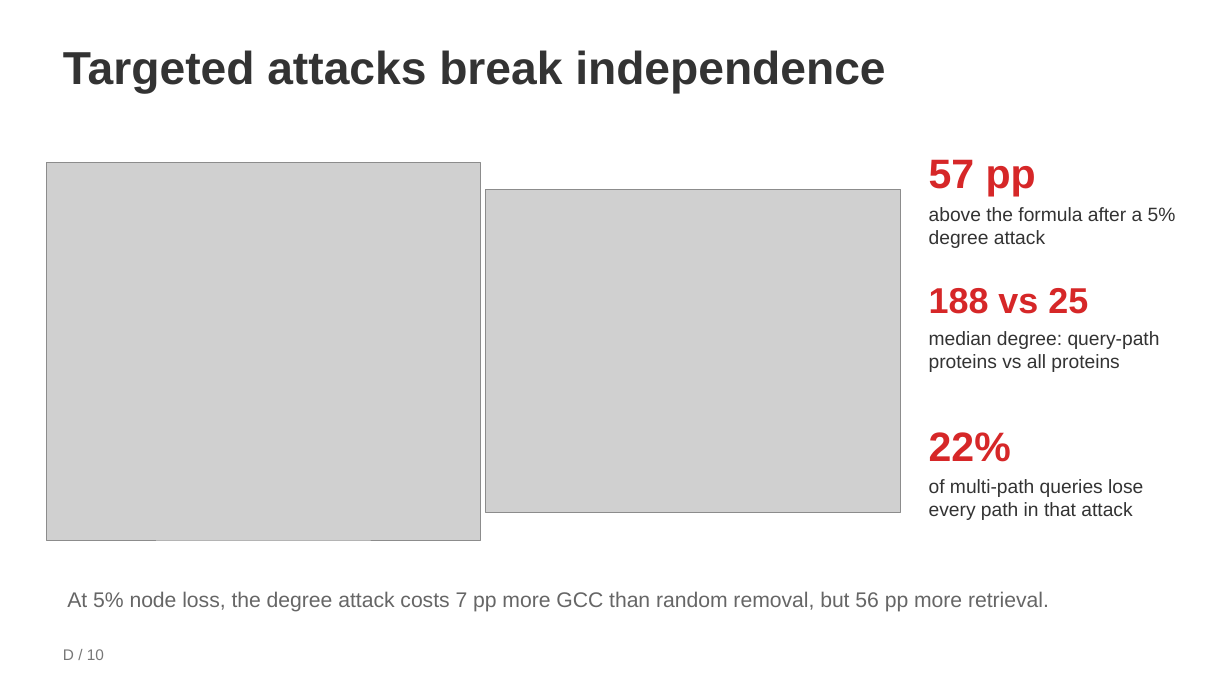
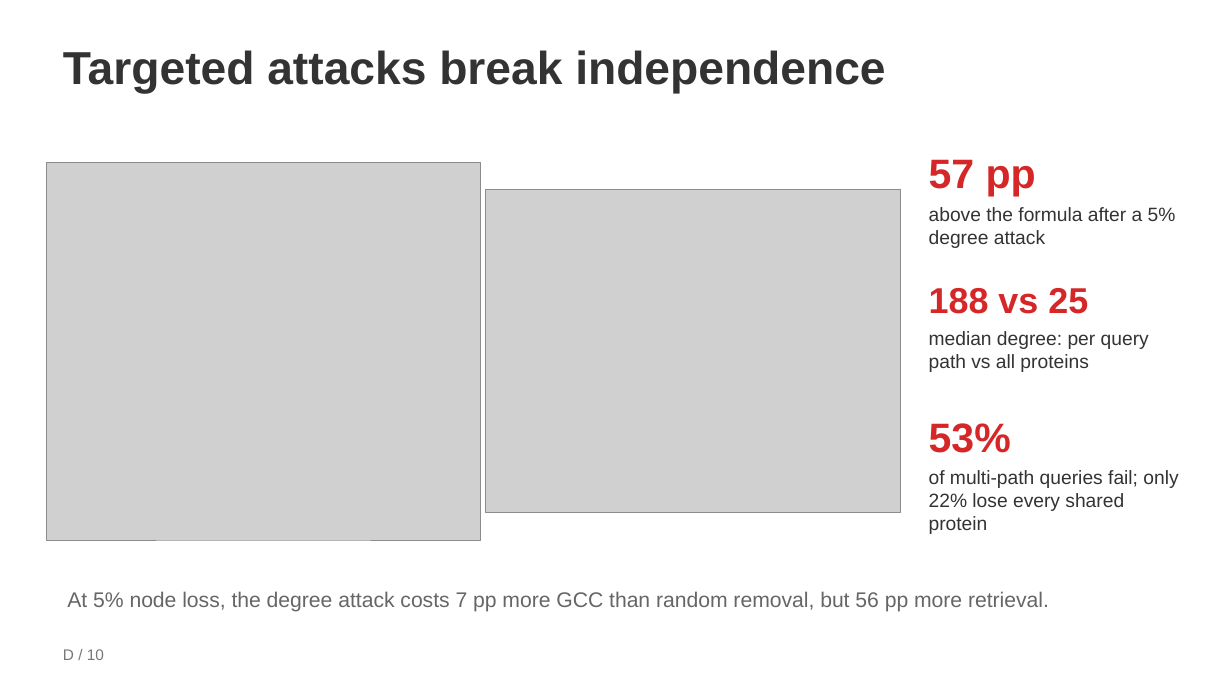
Before and after one commit to zzy0304Raymond/pc5253-g17-primekg, a slide deck: slide 10 of slides/G17_working_draft_with_D.pptx. Drawn at 1232x693 pixels with LibreOffice and Linux fonts; fonts in the diff are those of the drawing; grey boxes stand for pictures. Boxes give left, top, right and bottom in pixels: in the first picture for what was removed or moved away, otherwise in the second. Text is boxed around its words. In the diff, an @@ line names an element or a change of style, - is before the commit and + after.

```diff
--- a/slides/G17_working_draft_with_D.pptx
+++ b/slides/G17_working_draft_with_D.pptx
@@ text at (929,331,1149,372): text changed @@
-median degree: query-path proteins vs all proteins
+median degree: per query path vs all proteins
@@ text at (929,423,1011,453): text changed @@
-22%
+53%
@@ text at (929,470,1178,534): text changed @@
-of multi-path queries lose every path in that attack
+of multi-path queries fail; only 22% lose every shared protein
```
Also in this commit, not shown: 3 other slides changed, 28 other files.
